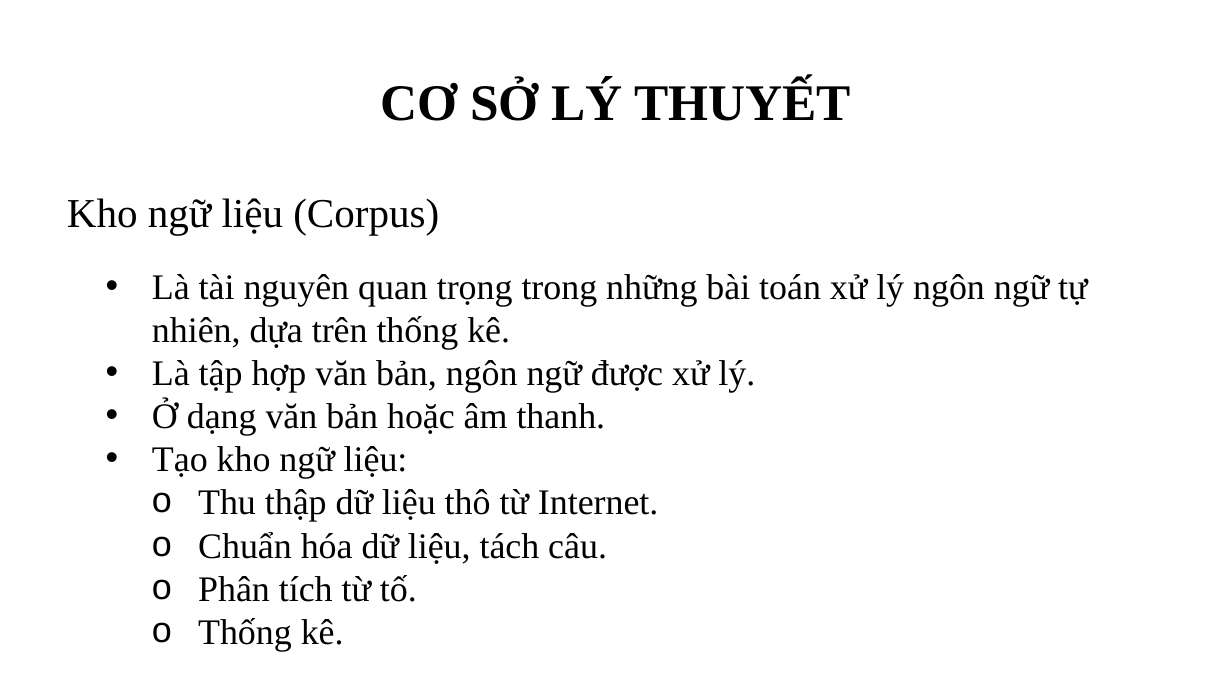
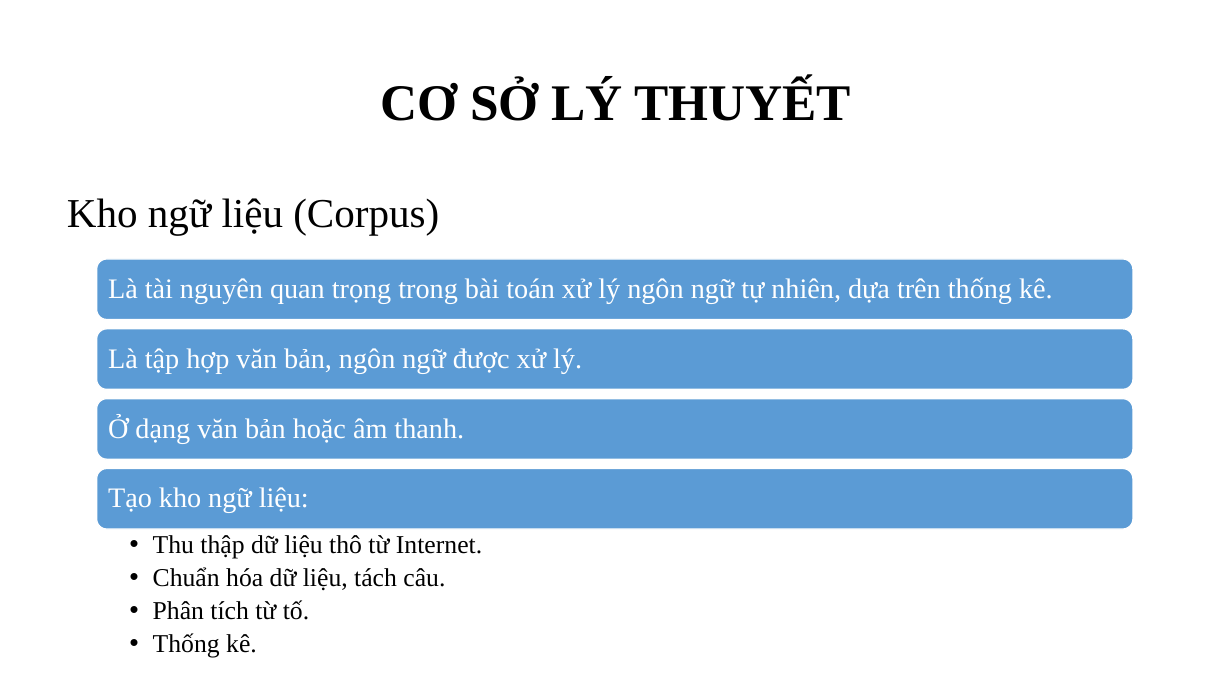
Before and after one commit to thanle95/Thesis_VietnameseCheckingSpelling, a slide deck: slide 7 of present.pptx. Drawn at 1232x693 pixels with LibreOffice and Linux fonts; fonts in the diff are those of the drawing; background and template pictures are left out. Boxes give left, top, right and bottom in pixels: in the first picture for what was removed or moved away, otherwise in the second. Text is boxed around its words. In the diff, an @@ line names an element or a change of style, - is before the commit and + after.

```diff
--- a/present.pptx
+++ b/present.pptx
@@ text at (152,274,1087,479): paragraphs removed @@
-• Là tài nguyên quan trọng trong những bài toán xử lý ngôn ngữ tự nhiên, dựa trên thống kê.
-• Là tập hợp văn bản, ngôn ngữ được xử lý.
-• Ở dạng văn bản hoặc âm thanh.
-• Tạo kho ngữ liệu:
@@ group added at (97,259,1134,530): 4 rounded rectangles, 4 texts @@
+Là tài nguyên quan trọng trong bài toán xử lý ngôn ngữ tự nhiên, dựa trên thống kê.
+Là tập hợp văn bản, ngôn ngữ được xử lý.
+Ở dạng văn bản hoặc âm thanh.
+Tạo kho ngữ liệu:
@@ text "Thu thập dữ liệu thô ...": place and size @@
-text "Thu thập dữ liệu thô ..." at (152,274,1087,651)
+text "Thu thập dữ liệu thô ..." at (153,535,482,657)
@@ text "Thu thập dữ liệu thô ..." at (153,535,482,657): size 28 to 20 pt; bullet o to ••; line spacing 1 to 0.9; more space between paragraphs @@
```
Also in this commit, not shown: 9 other slides changed, 14 slides added, 1 slide removed, 2 other files.
